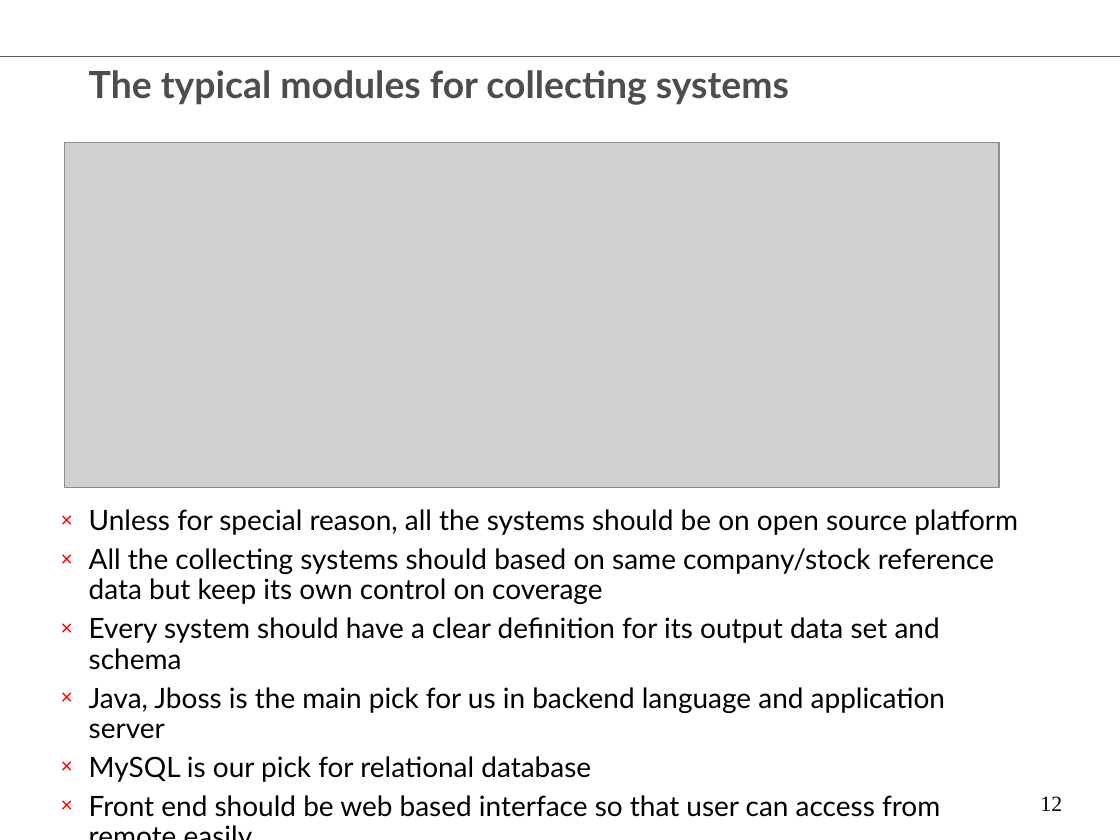
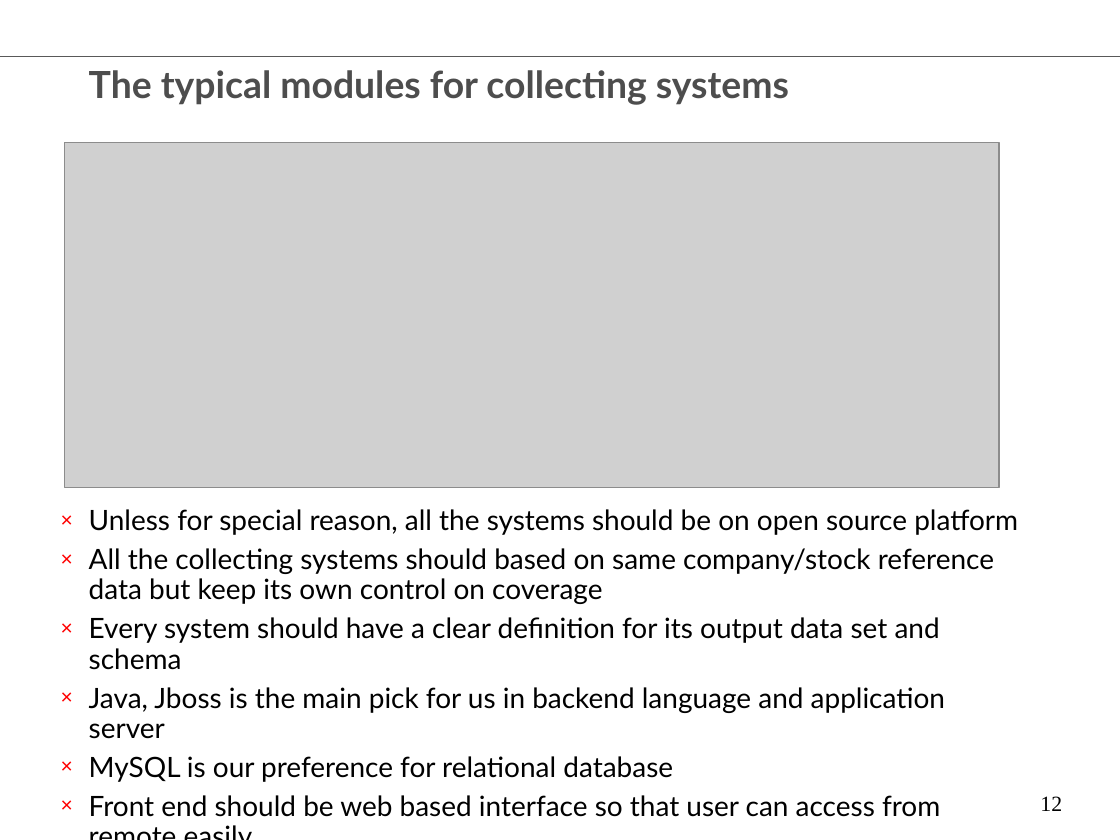
Before and after one commit to chenglx/myenv, a slide deck: slide 12 of Equity Data Technology Vision.ppt. Drawn at 1120x840 pixels with LibreOffice and Linux fonts; fonts in the diff are those of the drawing; grey boxes stand for pictures; background and template pictures are left out. Boxes give left, top, right and bottom in pixels: in the first picture for what was removed or moved away, otherwise in the second. Text is boxed around its words. In the diff, an @@ line names an element or a change of style, - is before the commit and + after.

```diff
--- a/Equity Data Technology Vision.ppt
+++ b/Equity Data Technology Vision.ppt
@@ text at bbox=[89, 756, 673, 782]: text changed @@
-× MySQL is our pick for relational database
+× MySQL is our preference for relational database
```
Also in this commit, not shown: 1 slide added, 1 other file.
